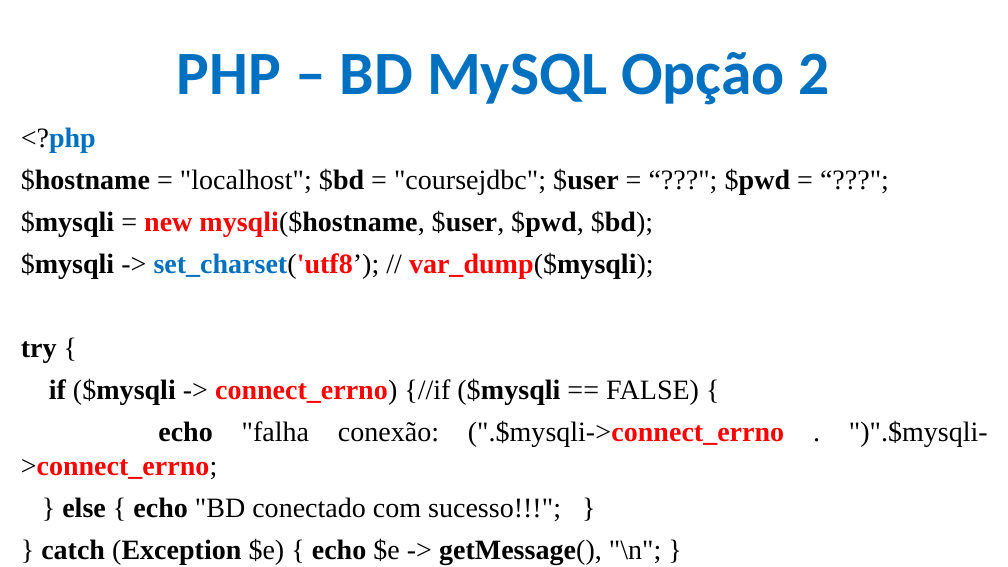
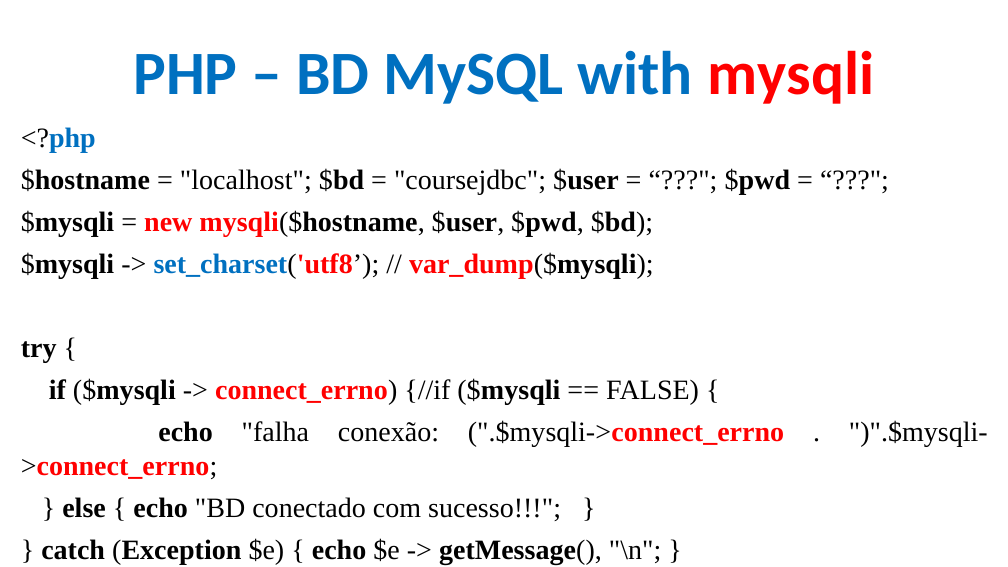
Before and after one commit to CloudEducationBrazil/WydenDesenvolvimentoWebPHP, a slide deck: slide 58 of 01 Classes/Aula 12 e 13 Desenvolvimento Web PHP - PHP.pptx. Drawn at 1008x567 pixels with LibreOffice and Linux fonts; fonts in the diff are those of the drawing; background and template pictures are left out. Boxes give left, top, right and bottom in pixels: in the first picture for what was removed or moved away, otherwise in the second. Text is boxed around its words. In the diff, an @@ line names an element or a change of style, - is before the commit and + after.

```diff
--- a/01 Classes/Aula 12 e 13 Desenvolvimento Web PHP - PHP.pptx
+++ b/01 Classes/Aula 12 e 13 Desenvolvimento Web PHP - PHP.pptx
@@ title at (x1=133, y1=50, x2=875, y2=104): text changed @@
-PHP – BD MySQL Opção 2
+PHP – BD MySQL with mysqli
```
Also in this commit, not shown: 6 other slides changed, 3 slides added.
